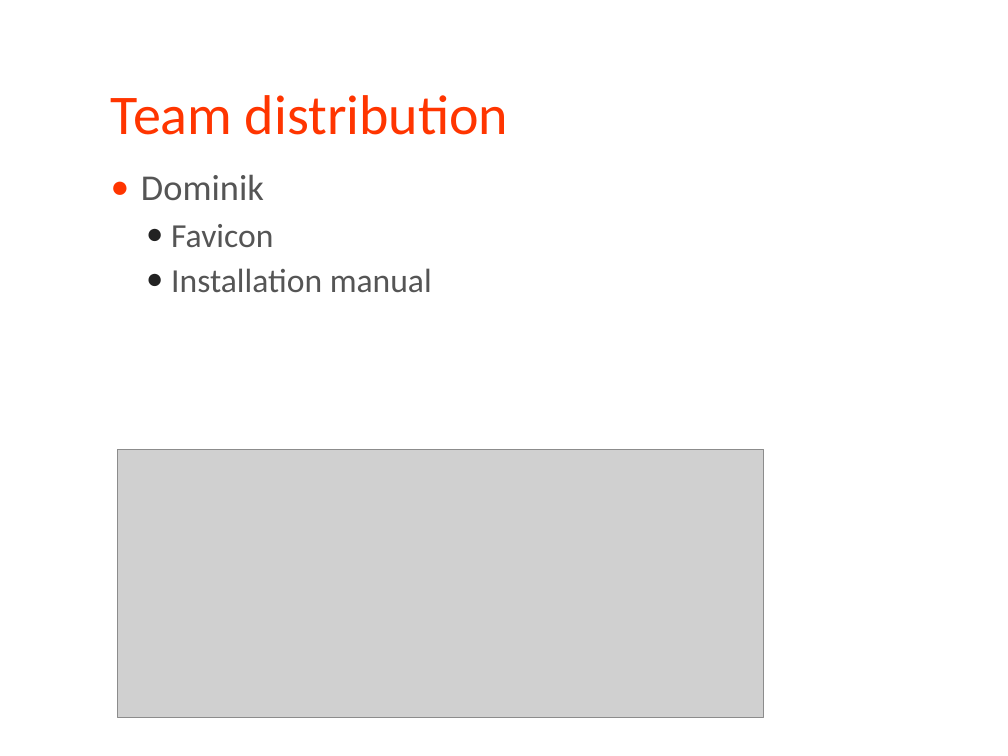
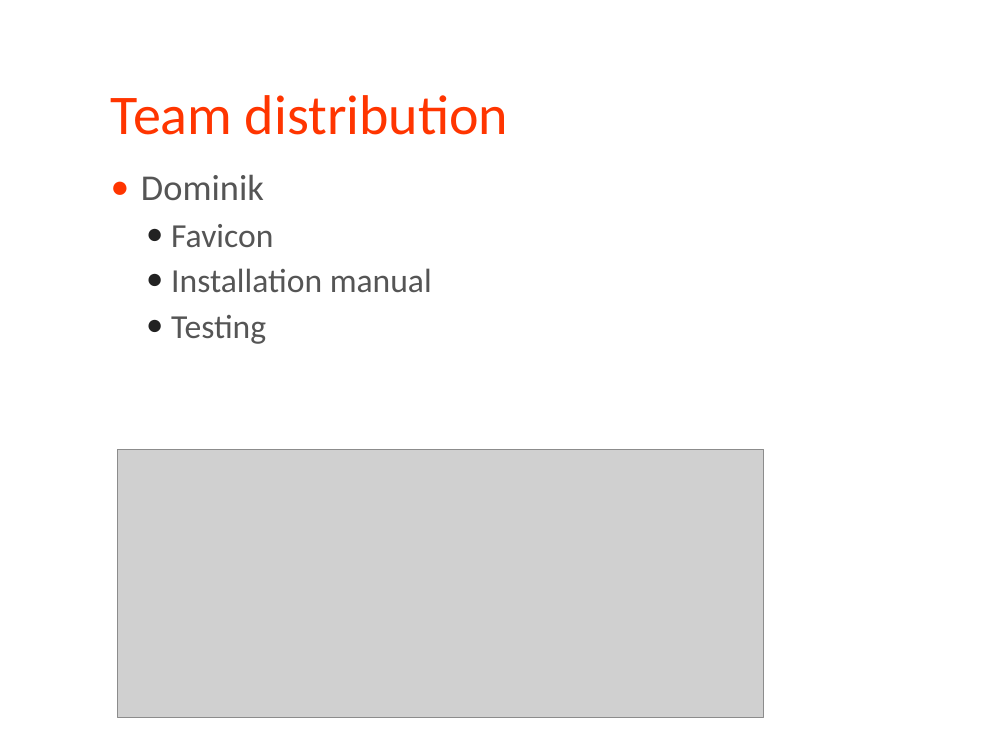
Before and after one commit to Enteee/ch.bfh.bti7054.w2014.p.webshop, a slide deck: slide 25 of doc/presentation/Codeshop.pptx (slide 23 before the commit). Drawn at 1008x756 pixels with LibreOffice and Linux fonts; fonts in the diff are those of the drawing; grey boxes stand for pictures; background and template pictures are left out. Boxes give left, top, right and bottom in pixels: in the first picture for what was removed or moved away, otherwise in the second. Text is boxed around its words. In the diff, an @@ line names an element or a change of style, - is before the commit and + after.

```diff
--- a/doc/presentation/Codeshop.pptx
+++ b/doc/presentation/Codeshop.pptx
@@ text at [171,315,266,344]: paragraph added @@
+  ● Testing
```
Also in this commit, not shown: 3 other slides changed, 2 slides added, 1 other file.
